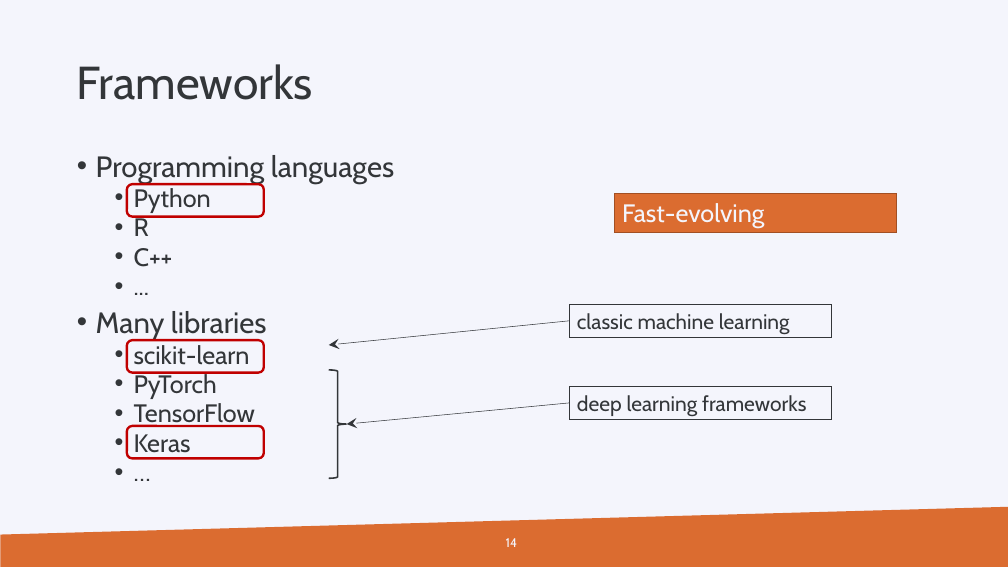
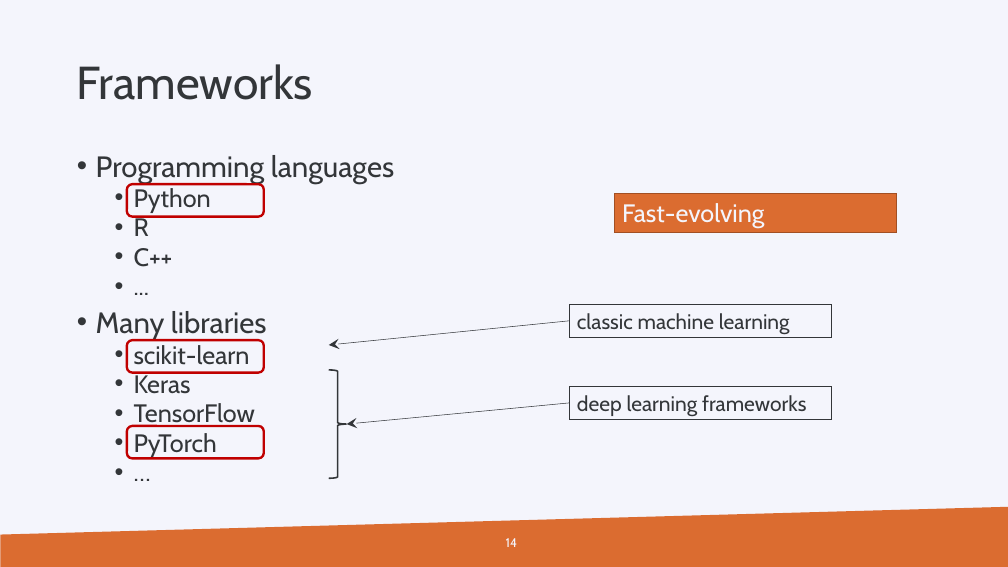
Before and after one commit to gjbex/Machine-learning-with-Python, a slide deck: slide 14 of machine_learning_with_python.pptx. Drawn at 1008x567 pixels with LibreOffice and Linux fonts; fonts in the diff are those of the drawing; background and template pictures are left out. Boxes give left, top, right and bottom in pixels: in the first picture for what was removed or moved away, otherwise in the second. Text is boxed around its words. In the diff, an @@ line names an element or a change of style, - is before the commit and + after.

```diff
--- a/machine_learning_with_python.pptx
+++ b/machine_learning_with_python.pptx
@@ text at bbox=[134, 372, 255, 427]: paragraphs added @@
+  • Keras
+  • TensorFlow
@@ text at bbox=[134, 403, 255, 458]: paragraphs removed @@
-  • TensorFlow
-  • Keras
```
Also in this commit, not shown: 4 other slides changed, 1 slide added, 17 other files.
